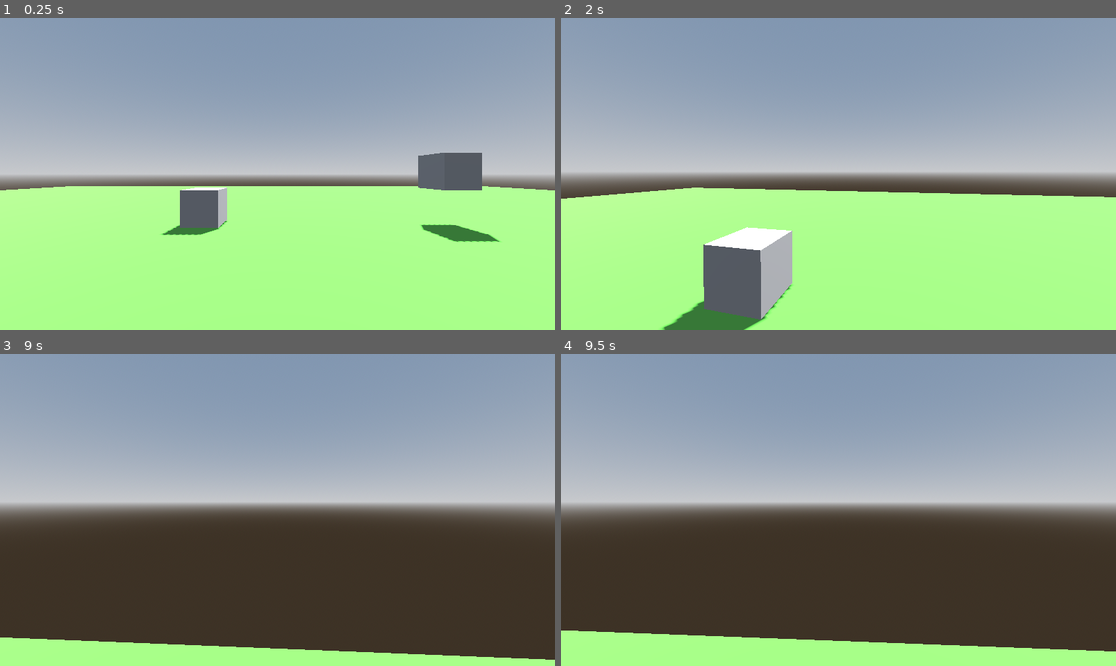
Above: before the commit, frames 1-4 (two rows, left to right).
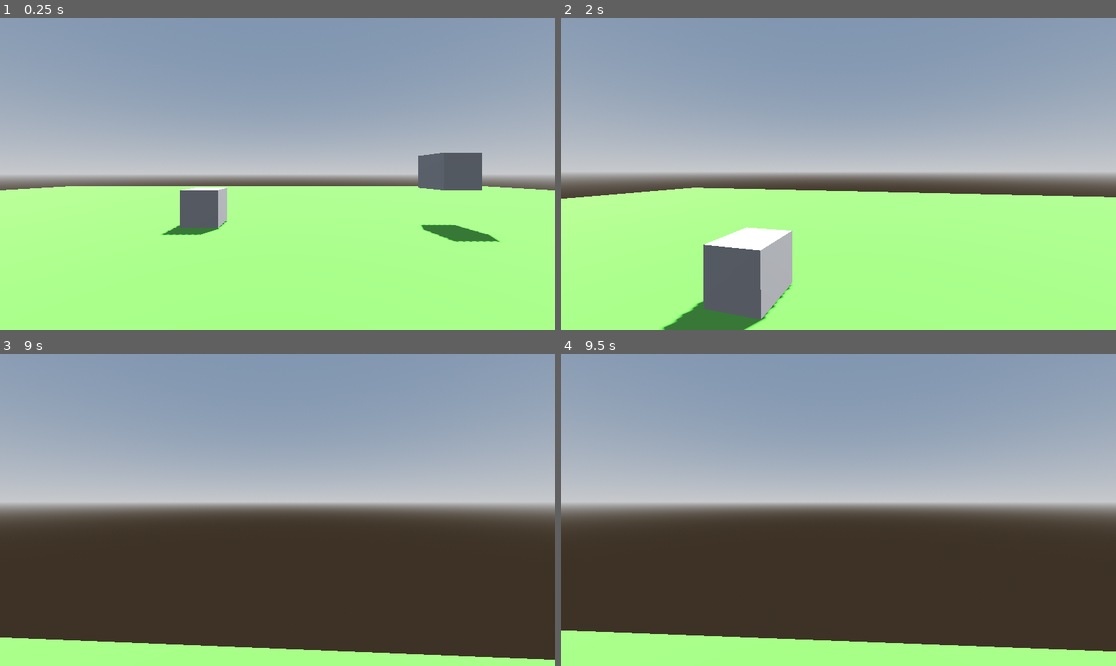
Above: after the commit, the same moments.

Repository: christian-suar/prototype-3d-movement
Game: Godot game, scene res://Scenes/world.tscn
Same seed, same stepped clock (60 frames per second), same inputs: the game is played once before the commit and once after it.
Inputs (mouse positions are in pixels of both pictures, inside the frame that each line leads up to):
- Up to frame 1 (0.25 s): no input
- Up to frame 2 (2 s): tap Enter at 0.5 s; move the mouse to (866, 174) at 0.52 s; hold W (move_forward) from 0.53 s (still down); tap Space (jump) at 0.6, 0.77, 1.07, 1.52, 1.55, 1.82 s; move the mouse to (810, 174) at 1.27 s; click (810, 174) at 1.35 s
- Up to frame 3 (9 s): move the mouse to (288, 503) at 2.02 s; hold Shift (sprint) 2.03-2.78 s; tap Space (jump) at 2.3, 2.85, 3.02, 3.32, 3.77, 3.8, 4.07, 4.52, 4.55, 4.82, 5.1, 5.75, 6.02, 6.05, 6.32, 6.77, 6.8, 7.07, 7.35, 7.52, 7.82, 8.3 s; move the mouse to (271, 516) at 2.77 s; move the mouse to (316, 513) at 3.52 s; click (316, 513) at 3.6 s; move the mouse to (233, 506) at 4.27 s; tap Shift (sprint) at 4.35, 8.85 s; move the mouse to (283, 510) at 5.02 s; move the mouse to (255, 503) at 5.77 s; release W (move_forward) at 5.78 s; hold D (move_right) 5.78-6.53 s; click (255, 503) at 5.85 s; move the mouse to (305, 510) at 6.52 s; hold Shift (sprint) 6.53-7.28 s; hold W (move_forward) 6.53-8.78 s; move the mouse to (249, 510) at 7.27 s; move the mouse to (288, 503) at 8.02 s; click (288, 503) at 8.1 s; move the mouse to (271, 516) at 8.77 s; hold A (move_left) from 8.78 s (still down)
- Up to frame 4 (9.5 s): keep holding A (move_left); tap Space (jump) at 9.02, 9.05, 9.32 s

The runs differ from the first frame. In frame 1, less than 0.1% of the frame differs, in the area x 30-88%, y 55-72%; in frame 2, less than 0.1%, in the area x 18-93%, y 57-100%; in frame 3, less than 0.1%; in frame 4, less than 0.1%.

Commit message:
Adding Coyote Time

Diff:
--- a/Scenes/player.gd
+++ b/Scenes/player.gd
@@ -6,6 +6,7 @@
 const JUMP_VELOCITY = 4.5
 const gravity = 9.8
 var sensitivity = 0.004
+
 # bob is short for bobble (camera bobble)
 # freq is how frequent the bobble happens
 # amp is how much the camera moves (short for amplitude)
@@ -16,8 +17,16 @@
 @onready var head = $HeadPivot
 @onready var head_camera = $HeadPivot/Camera3D
 
+#coyote time variables
+@onready var coyote_frames = 1000
+@onready var coyote = false
+@onready var last_floor = false
+@onready var jumping = false
+
 func _ready():
+	$CoyoteTimer.wait_time = coyote_frames / 60.0
 	Input.set_mouse_mode(Input.MOUSE_MODE_CAPTURED)
+
 
 func _unhandled_input(event: InputEvent):
 	if event is InputEventMouseMotion:
@@ -40,8 +49,14 @@
 		velocity.y -= gravity * delta
 
 	# Handle jump.
-	if Input.is_action_just_pressed("jump") and is_on_floor():
+	if Input.is_action_just_pressed("jump") and (is_on_floor() or coyote):
 		velocity.y = JUMP_VELOCITY
+		jumping = true
+
+	# Checking if the player isn't on the floor, was just on the floor, and if they are not jumping yet
+	if !is_on_floor() and last_floor and !jumping:
+		coyote = true
+		$CoyoteTimer.start()
 
 	# Handle Sprint
 	if Input.is_action_pressed("sprint"):
@@ -70,6 +85,8 @@
 
 	move_and_slide()
 
+	last_floor = is_on_floor()
+
 	#frames
 	print("Frames: " + str(Engine.get_frames_per_second()))
 
@@ -78,3 +95,7 @@
 	pos.y = sin(time * bob_freq) * bob_amp
 	pos.x = cos(time * bob_freq/2) * bob_amp
 	return pos
+
+
+func _on_coyote_timer_timeout() -> void:
+	coyote = false
--- a/Scenes/player.tscn
+++ b/Scenes/player.tscn
@@ -1,12 +1,8 @@
-[gd_scene load_steps=5 format=3 uid="uid://b70rihyq0808i"]
+[gd_scene load_steps=4 format=3 uid="uid://b70rihyq0808i"]
 
 [ext_resource type="Script" path="res://Scenes/player.gd" id="1_2sn6f"]
 
-[sub_resource type="StandardMaterial3D" id="StandardMaterial3D_puer2"]
-albedo_color = Color(0.541176, 0.286275, 0.329412, 1)
-
-[sub_resource type="CapsuleMesh" id="CapsuleMesh_r6kkp"]
-material = SubResource("StandardMaterial3D_puer2")
+[sub_resource type="CapsuleMesh" id="CapsuleMesh_fuq6l"]
 
 [sub_resource type="ConvexPolygonShape3D" id="ConvexPolygonShape3D_cf2yp"]
 points = PackedVector3Array(-0.125207, -0.532801, -0.480507, 0.0227831, 0.47607, 0.498884, 0.169713, 0.559144, 0.464172 …(924 unchanged characters)…
@@ -16,7 +12,7 @@
 
 [node name="MeshInstance3D" type="MeshInstance3D" parent="."]
 transform = Transform3D(1, 0, 0, 0, 1, 0, 0, 0, 1, 0, 1, 0)
-mesh = SubResource("CapsuleMesh_r6kkp")
+mesh = SubResource("CapsuleMesh_fuq6l")
 
 [node name="CollisionShape3D2" type="CollisionShape3D" parent="."]
 transform = Transform3D(1, 0, 0, 0, 1, 0, 0, 0, 1, 0, 1, 0)
@@ -27,3 +23,8 @@
 
 [node name="Camera3D" type="Camera3D" parent="HeadPivot"]
 transform = Transform3D(1, 0, 0, 0, 1, 0, 0, 0, 1, 0, 0, -0.5)
+
+[node name="CoyoteTimer" type="Timer" parent="."]
+one_shot = true
+
+[connection signal="timeout" from="CoyoteTimer" to="." method="_on_coyote_timer_timeout"]
--- a/Scenes/world.tscn
+++ b/Scenes/world.tscn
@@ -20,7 +20,7 @@
 [node name="World" type="Node3D"]
 
 [node name="Player" parent="." instance=ExtResource("1_cydb4")]
-transform = Transform3D(1, 0, 0, 0, 1, 0, 0, 0, 1, 0, 0.251042, 0)
+transform = Transform3D(1, 0, 0, 0, 1, 0, 0, 0, 1, 0, -0.0489582, 0)
 
 [node name="WorldEnvironment" type="WorldEnvironment" parent="."]
 environment = SubResource("Environment_nnpvn")
